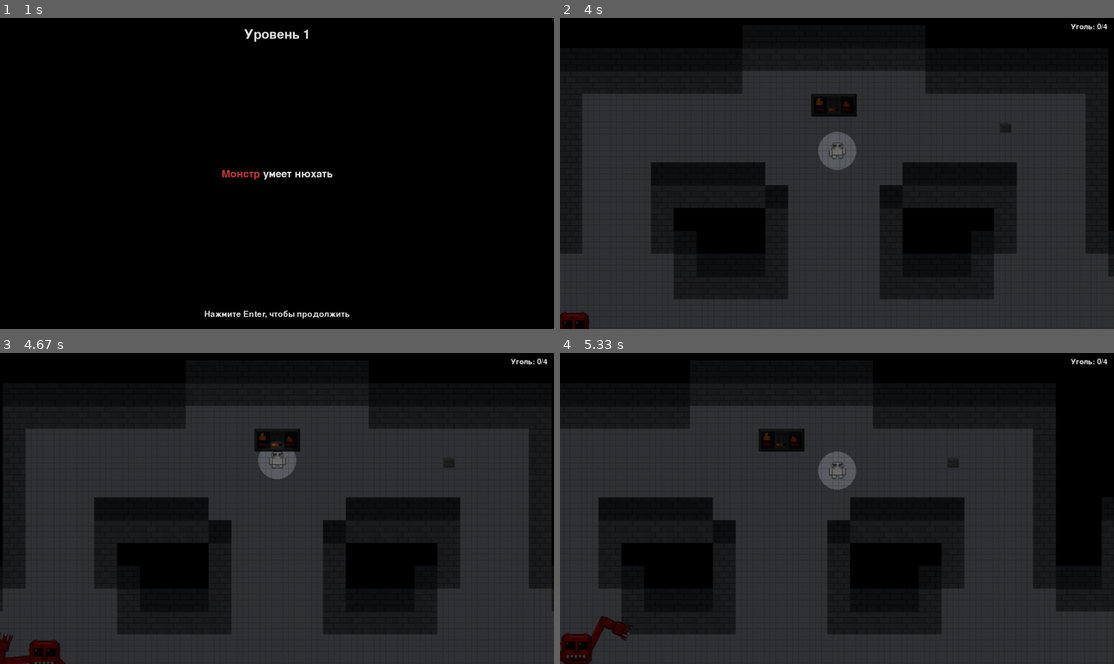
Above: before the commit, frames 1-4 (two rows, left to right).
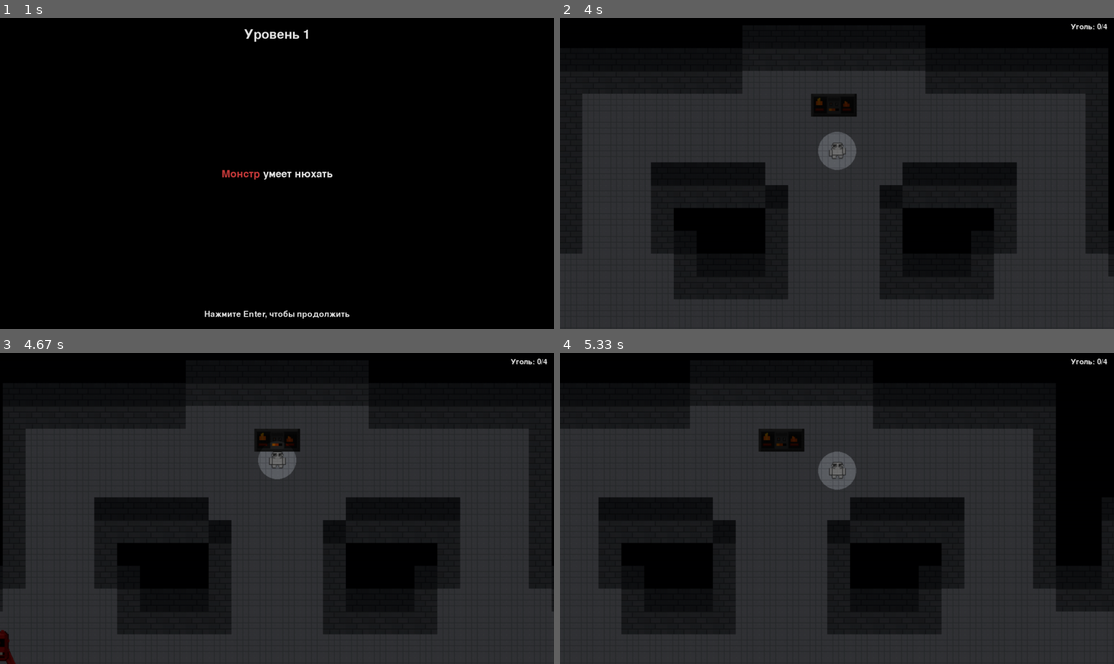
Above: after the commit, the same moments.

Repository: sser1to/pygame_project
Game: pygame game, started from main.py
Same seed, same stepped clock (60 frames per second), same inputs: the game is played once before the commit and once after it.
Inputs:
- Up to frame 1 (1 s): tap Enter at 0.33 s
- Up to frame 2 (4 s): tap Enter at 1.17 s; hold D 1.5-1.97 s; hold W 2-2.3 s; hold D 2.33-2.8 s; hold A 2.83-3.37 s; hold S 3.4-3.7 s; hold A from 3.73 s (still down)
- Up to frame 3 (4.67 s): release A at 4.13 s; hold W 4.17-4.53 s; hold D from 4.57 s (still down)
- Up to frame 4 (5.33 s): release D at 5.2 s; hold S from 5.23 s (still down)

Frame 1 is identical in both runs. In frame 2, 0.3% of the frame differs, in the area x 0-82%, y 34-100%; in frame 3, 0.6%; in frame 4, 0.8%, in the area x 0-72%, y 34-100%.

Commit message:
implement complex algorithms for: 1. monster movement, 2. random appearance of objects on the map, 3. filling the map with darkness

Diff:
--- a/entities.py
+++ b/entities.py
@@ -25,8 +25,14 @@
     TILE_SIZE,
     ITEM_LEVER,
 )
-from assets import tint_surface
-from world import get_wall_tiles_near, has_line_of_sight, pick_arm_targets
+from world import (
+    build_flow_field,
+    get_wall_tiles_near,
+    has_line_of_sight,
+    pick_arm_targets,
+    pick_flow_step,
+    tile_to_world_center,
+)
 
 
 class Player:
@@ -116,6 +122,7 @@
 class Monster:
     def __init__(self, start_pos, assets, patrol_points):
         self.pos = pygame.Vector2(start_pos)
+        self.velocity = pygame.Vector2(0, 0)
         self.head = assets["head"]
         self.arm_upper = assets["arm_upper"]
         self.arm_lower = assets["arm_lower"]
@@ -134,6 +141,11 @@
         self.left_anchor = None
         self.right_anchor = None
         self.is_chasing = False
+        self.nav_timer = 0.0
+        self.nav_interval = 0.35 * self.rng.uniform(0.8, 1.2)
+        self.nav_field = None
+        self.nav_goals = None
+        self.stall_timer = 0.0
         self.chase_speed = MONSTER_SMELL_SPEED * self.rng.uniform(0.95, 1.05)
         self.passive_speed = MONSTER_PASSIVE_SPEED * self.rng.uniform(0.9, 1.1)
         self.step_speed = MONSTER_STEP_SPEED * self.rng.uniform(0.9, 1.1)
@@ -184,19 +196,13 @@
                     self.smell_target = player_vec + self.target_offset
 
         active_target = None
-        active_speed = None
         if self.last_seen is not None and self.vision_timer > 0.0:
             active_target = self.last_seen
-            active_speed = self.chase_speed
         elif self.hearing_target is not None:
             active_target = self.hearing_target
-            active_speed = self.chase_speed
         elif self.smell_target is not None:
             active_target = self.smell_target
-            active_speed = self.chase_speed
-
-        self.is_chasing = active_target is not None
-        self.moving = False
+
         if active_target is not None:
             to_target = active_target - self.pos
             if to_target.length_squared() <= MONSTER_STOP_DISTANCE * MONSTER_STOP_DISTANCE:
@@ -204,25 +210,82 @@
                     self.hearing_target = None
                 if active_target == self.smell_target:
                     self.smell_target = None
+        if self.passive_target is not None:
+            to_passive = self.passive_target - self.pos
+            if to_passive.length_squared() <= MONSTER_STOP_DISTANCE * MONSTER_STOP_DISTANCE:
+                self.passive_target = None
+                self.nav_goals = None
+                self.nav_field = None
+
+        if active_target is None and self.passive_target is None:
+            self.passive_target = self.next_patrol_target()
+        elif active_target is not None:
+            self.passive_target = None
+
+        goals = []
+        if self.last_seen is not None and self.vision_timer > 0.0:
+            goals.append((self._pos_to_tile(self.last_seen), 0.0))
+        if self.hearing_target is not None:
+            goals.append((self._pos_to_tile(self.hearing_target), 6.0))
+        if self.smell_target is not None:
+            goals.append((self._pos_to_tile(self.smell_target), 8.0))
+        if not goals and self.passive_target is not None:
+            goals.append((self._pos_to_tile(self.passive_target), 10.0))
+
+        self.is_chasing = bool(self.last_seen or self.hearing_target or self.smell_target)
+        self.moving = False
+
+        if goals:
+            if self.nav_timer <= 0.0 or goals != self.nav_goals:
+                self.nav_field = build_flow_field(grid, goals)
+                self.nav_timer = self.nav_interval
+                self.nav_goals = list(goals)
             else:
-                direction = to_target.normalize()
-                self.pos += direction * active_speed * dt
-                self.moving = True
-        else:
-            if self.passive_target is None:
-                self.passive_target = self.next_patrol_target()
-            if self.passive_target is not None:
-                to_target = self.passive_target - self.pos
-                if to_target.length_squared() <= MONSTER_STOP_DISTANCE * MONSTER_STOP_DISTANCE:
+                self.nav_timer = max(0.0, self.nav_timer - dt)
+
+            current_tile = self._pos_to_tile(self.pos)
+            step_tile = pick_flow_step(self.nav_field, current_tile, self.rng)
+            if step_tile is not None:
+                desired_pos = pygame.Vector2(tile_to_world_center(step_tile))
+                desired_vec = desired_pos - self.pos
+                if desired_vec.length_squared() > 0:
+                    desired_dir = desired_vec.normalize()
+                else:
+                    desired_dir = pygame.Vector2(0, 0)
+                speed = self.chase_speed if self.is_chasing else self.passive_speed
+                steering = desired_dir * speed
+                self.velocity = self.velocity.lerp(steering, 0.18)
+                self.pos += self.velocity * dt
+                self.moving = self.velocity.length_squared() > 1e-4
+            else:
+                self.velocity *= 0.85
+                if not self.is_chasing:
                     self.passive_target = None
-                else:
-                    direction = to_target.normalize()
-                    self.pos += direction * self.passive_speed * dt
-                    self.moving = True
+                    self.nav_goals = None
+                    self.nav_field = None
+        else:
+            self.velocity *= 0.85
+
+        if self.is_chasing and not self.moving:
+            self.stall_timer += dt
+            if self.stall_timer >= 1.25:
+                if self.hearing_target is not None:
+                    self.hearing_target = None
+                if self.smell_target is not None:
+                    self.smell_target = None
+                if self.last_seen is not None and self.vision_timer <= 0.1:
+                    self.last_seen = None
+                self.stall_timer = 0.0
+        else:
+            self.stall_timer = 0.0
 
         speed_factor = self.step_speed if self.moving else 1.0
         self.step_time += dt * speed_factor
         self.update_anchors(grid)
+
+    @staticmethod
+    def _pos_to_tile(pos):
+        return (int(pos[0] // TILE_SIZE), int(pos[1] // TILE_SIZE))
 
     def next_patrol_target(self):
         if not self.patrol_points:
--- a/settings.py
+++ b/settings.py
@@ -24,6 +24,9 @@
 
 ITEM_DRAW_SCALE = 0.6
 ITEM_OUTLINE_COLOR = (80, 140, 200)
+ITEM_MIN_DISTANCE_TILES = 25
+ITEM_SPAWN_SAMPLES = 14
+ITEM_SPAWN_ATTEMPTS = 120
 
 MENU_BG = (12, 12, 16)
 MENU_TEXT = (230, 230, 230)
@@ -43,6 +46,10 @@
 DARK_OVERLAY_ALPHA = 220
 DARK_BLOB_COUNT = 2
 DARK_BLOB_MIN_SIZE = 30
+DARK_NOISE_OCTAVES = 3
+DARK_NOISE_SCALE = 6
+DARK_NOISE_PERSISTENCE = 0.55
+DARK_SMOOTH_PASSES = 2
 CANDLE_LIGHT_RADIUS = 1
 SHADOW_BLUR_PASSES = 3
 SHADOW_CORNER_RADIUS = 14
--- a/world.py
+++ b/world.py
@@ -1,3 +1,4 @@
+import heapq
 import json
 import math
 import random
@@ -6,30 +7,28 @@
 
 from settings import (
     CANDLE_LIGHT_RADIUS,
-    DARK_BLOB_COUNT,
-    DARK_BLOB_MIN_SIZE,
+    DARK_NOISE_OCTAVES,
+    DARK_NOISE_PERSISTENCE,
+    DARK_NOISE_SCALE,
     DARK_SAFE_RADIUS,
+    DARK_SMOOTH_PASSES,
     DARK_TILE_FRACTION,
     DARK_OVERLAY_ALPHA,
-    HUNGER_RESTORE,
     ITEM_APPLE,
     ITEM_CANDLE,
     ITEM_COAL,
     ITEM_LEVER,
+    ITEM_MIN_DISTANCE_TILES,
+    ITEM_SPAWN_ATTEMPTS,
+    ITEM_SPAWN_SAMPLES,
     ITEM_STONE,
-    MONSTER_GRAB_RADIUS_TILES,
-    MONSTER_HEARING_RANGE_TILES,
-    MONSTER_KILL_RADIUS,
     MONSTER_PATROL_COUNT,
     MONSTER_PATROL_SAMPLE_SIZE,
-    MONSTER_SMELL_INTERVAL,
-    MONSTER_SMELL_RANGE_TILES,
     MONSTER_SPAWN_MIN_DISTANCE,
     MONSTER_SPAWN_SAFE_RADIUS,
     SHADOW_BLUR_PASSES,
     SHADOW_CORNER_RADIUS,
     SHADOW_PAD,
-    STONE_THROW_SPEED,
     TILE_FLOOR,
     TILE_FURNACE,
     TILE_SPAWN,
@@ -123,6 +122,12 @@
     return grid[tile[1]][tile[0]] in (TILE_WALL, TILE_WALL_TOP, TILE_FURNACE)
 
 
+def tile_is_walkable(grid, tile):
+    if not tile_in_bounds(grid, tile):
+        return False
+    return grid[tile[1]][tile[0]] not in SOLID_TILES
+
+
 def get_player_tile(player):
     return (player.rect.centerx // TILE_SIZE, player.rect.centery // TILE_SIZE)
 
@@ -165,62 +170,185 @@
     )
 
 
-def collect_floor_tiles(grid):
-    tiles = []
-    for ty, row in enumerate(grid):
-        for tx, tile in enumerate(row):
-            if tile == TILE_FLOOR:
-                tiles.append((tx, ty))
-    return tiles
-
-
-def grow_dark_blob(seed, target_size, available):
-    blob = {seed}
-    frontier = [seed]
-    available.remove(seed)
-    while frontier and len(blob) < target_size:
-        current = random.choice(frontier)
-        neighbors = [tile for tile in adjacent_tiles(current) if tile in available]
-        if not neighbors:
-            frontier.remove(current)
-            continue
-        next_tile = random.choice(neighbors)
-        blob.add(next_tile)
-        available.remove(next_tile)
-        frontier.append(next_tile)
-    return blob
+def _wall_penalty(grid, tile):
+    penalty = 0.0
+    for neighbor in _neighbors8(tile):
+        if not tile_is_walkable(grid, neighbor):
+            penalty += 0.12
+    return penalty
+
+
+def build_flow_field(grid, goals):
+    rows = len(grid)
+    cols = len(grid[0])
+    inf = float("inf")
+    cost = [[inf for _ in range(cols)] for _ in range(rows)]
+    heap = []
+
+    for goal_tile, bias in goals:
+        if not tile_is_walkable(grid, goal_tile):
+            continue
+        tx, ty = goal_tile
+        if bias < cost[ty][tx]:
+            cost[ty][tx] = bias
+            heapq.heappush(heap, (bias, tx, ty))
+
+    while heap:
+        current_cost, tx, ty = heapq.heappop(heap)
+        if current_cost != cost[ty][tx]:
+            continue
+        for nx, ny in adjacent_tiles((tx, ty)):
+            if not tile_is_walkable(grid, (nx, ny)):
+                continue
+            step_cost = 1.0 + _wall_penalty(grid, (nx, ny))
+            next_cost = current_cost + step_cost
+            if next_cost < cost[ny][nx]:
+                cost[ny][nx] = next_cost
+                heapq.heappush(heap, (next_cost, nx, ny))
+
+    return cost
+
+
+def pick_flow_step(flow_field, current_tile, rng):
+    tx, ty = current_tile
+    if ty < 0 or ty >= len(flow_field) or tx < 0 or tx >= len(flow_field[0]):
+        return None
+    current_cost = flow_field[ty][tx]
+    if current_cost == float("inf"):
+        return None
+    candidates = []
+    for nx, ny in adjacent_tiles(current_tile):
+        if ny < 0 or ny >= len(flow_field) or nx < 0 or nx >= len(flow_field[0]):
+            continue
+        if flow_field[ny][nx] < current_cost:
+            candidates.append((nx, ny))
+    if not candidates:
+        return None
+    return rng.choice(candidates)
+
+
+def _lerp(a, b, t):
+    return a + (b - a) * t
+
+
+def _smoothstep(t):
+    return t * t * (3.0 - 2.0 * t)
+
+
+def _value_noise_layer(cols, rows, scale, rng):
+    grid_cols = max(2, cols // scale + 2)
+    grid_rows = max(2, rows // scale + 2)
+    values = [[rng.random() for _ in range(grid_cols)] for _ in range(grid_rows)]
+    layer = [[0.0 for _ in range(cols)] for _ in range(rows)]
+    for y in range(rows):
+        gy = y / float(scale)
+        y0 = int(gy)
+        y1 = min(y0 + 1, grid_rows - 1)
+        ty = _smoothstep(gy - y0)
+        for x in range(cols):
+            gx = x / float(scale)
+            x0 = int(gx)
+            x1 = min(x0 + 1, grid_cols - 1)
+            tx = _smoothstep(gx - x0)
+            v00 = values[y0][x0]
+            v10 = values[y0][x1]
+            v01 = values[y1][x0]
+            v11 = values[y1][x1]
+            v0 = _lerp(v00, v10, tx)
+            v1 = _lerp(v01, v11, tx)
+            layer[y][x] = _lerp(v0, v1, ty)
+    return layer
+
+
+def _fractal_noise(cols, rows, rng):
+    noise = [[0.0 for _ in range(cols)] for _ in range(rows)]
+    amplitude = 1.0
+    total_amp = 0.0
+    scale = max(1, DARK_NOISE_SCALE)
+    for _ in range(max(1, DARK_NOISE_OCTAVES)):
+        layer = _value_noise_layer(cols, rows, scale, rng)
+        for y in range(rows):
+            for x in range(cols):
+                noise[y][x] += layer[y][x] * amplitude
+        total_amp += amplitude
+        amplitude *= DARK_NOISE_PERSISTENCE
+        scale = max(1, int(scale * 0.5))
+    if total_amp <= 0:
+        return noise
+    for y in range(rows):
+        for x in range(cols):
+            noise[y][x] /= total_amp
+    return noise
+
+
+def _neighbors8(tile):
+    tx, ty = tile
+    return [
+        (tx - 1, ty - 1),
+        (tx, ty - 1),
+        (tx + 1, ty - 1),
+        (tx - 1, ty),
+        (tx + 1, ty),
+        (tx - 1, ty + 1),
+        (tx, ty + 1),
+        (tx + 1, ty + 1),
+    ]
 
 
 def build_dark_tiles(grid, spawn_tile, darkness_amount):
     if darkness_amount <= 0:
         return set()
     floor_tiles = collect_floor_tiles(grid)
-    safe_tiles = [
-        tile
-        for tile in floor_tiles
-        if abs(tile[0] - spawn_tile[0]) + abs(tile[1] - spawn_tile[1]) > DARK_SAFE_RADIUS
-    ]
-    if not safe_tiles:
+    if not floor_tiles:
         return set()
+
+    rows = len(grid)
+    cols = len(grid[0])
+    rng = random.Random()
+    noise = _fractal_noise(cols, rows, rng)
+
+    safe_radius_sq = DARK_SAFE_RADIUS * DARK_SAFE_RADIUS
+    scores = []
+    for ty in range(rows):
+        for tx in range(cols):
+            if grid[ty][tx] != TILE_FLOOR:
+                continue
+            dx = tx - spawn_tile[0]
+            dy = ty - spawn_tile[1]
+            dist_sq = dx * dx + dy * dy
+            if dist_sq <= safe_radius_sq:
+                continue
+            edge_bias = (abs(dx) + abs(dy)) * 0.015
+            jitter = rng.uniform(-0.05, 0.05)
+            score = noise[ty][tx] + edge_bias + jitter
+            scores.append((score, (tx, ty)))
+
+    if not scores:
+        return set()
+
     fraction = DARK_TILE_FRACTION * max(0, darkness_amount)
-    total = int(len(safe_tiles) * fraction)
+    total = min(len(scores), max(0, int(len(scores) * fraction)))
     if total <= 0:
         return set()
-    total = min(total, len(safe_tiles))
-    blob_count = min(DARK_BLOB_COUNT, max(1, total // DARK_BLOB_MIN_SIZE))
-    remaining = total
-    available = set(safe_tiles)
-    dark_tiles = set()
-    for index in range(blob_count):
-        if not available:
-            break
-        blobs_left = blob_count - index
-        target = max(DARK_BLOB_MIN_SIZE, remaining // blobs_left)
-        target = min(target, len(available))
-        seed = random.choice(tuple(available))
-        blob = grow_dark_blob(seed, target, available)
-        dark_tiles.update(blob)
-        remaining -= len(blob)
+
+    scores.sort(key=lambda item: item[0], reverse=True)
+    dark_tiles = {tile for _, tile in scores[:total]}
+
+    for _ in range(max(1, DARK_SMOOTH_PASSES)):
+        next_dark = set()
+        for _, tile in scores:
+            dark_neighbors = 0
+            for neighbor in _neighbors8(tile):
+                if neighbor in dark_tiles:
+                    dark_neighbors += 1
+            if tile in dark_tiles:
+                if dark_neighbors >= 3:
+                    next_dark.add(tile)
+            else:
+                if dark_neighbors >= 5:
+                    next_dark.add(tile)
+        dark_tiles = next_dark
+
     return dark_tiles
 
 
@@ -245,13 +373,51 @@
     return [tile_to_world_center(tile) for tile in points]
 
 
+def _tile_distance_sq(a, b):
+    dx = a[0] - b[0]
+    dy = a[1] - b[1]
+    return dx * dx + dy * dy
+
+
+def _best_candidate(available, existing, spawn_tile, min_dist_sq, rng):
+    best = None
+    best_score = -1.0
+    if not available:
+        return None
+    samples = min(len(available), max(3, ITEM_SPAWN_SAMPLES))
+    for _ in range(samples):
+        cand = rng.choice(available)
+        if _tile_distance_sq(cand, spawn_tile) < min_dist_sq:
+            continue
+        if existing:
+            closest_same = min(_tile_distance_sq(cand, other) for other in existing)
+            if closest_same < min_dist_sq:
+                continue
+        else:
+            closest_same = min_dist_sq * 4
+        score = min(closest_same, _tile_distance_sq(cand, spawn_tile))
+        if score > best_score:
+            best = cand
+            best_score = score
+    return best
+
+
 def spawn_items(grid, spawn_tile, items_counts, objectives):
     from entities import Item
 
     floor_tiles = collect_floor_tiles(grid)
     available = [tile for tile in floor_tiles if tile != spawn_tile]
-    random.shuffle(available)
+    rng = random.Random()
+    min_dist_sq = ITEM_MIN_DISTANCE_TILES * ITEM_MIN_DISTANCE_TILES
+
     items = []
+    placed_by_kind = {
+        ITEM_COAL: [],
+        ITEM_CANDLE: [],
+        ITEM_APPLE: [],
+        ITEM_LEVER: [],
+        ITEM_STONE: [],
+    }
 
     candle_count = items_counts.get("candles", 1)
     stone_count = items_counts.get("stones", 0)
@@ -267,10 +433,26 @@
     ]
 
     for kind, count in spawn_plan:
+        if count <= 0:
+            continue
         for _ in range(count):
-            if not available:
+            candidate = None
+            for _ in range(max(1, ITEM_SPAWN_ATTEMPTS)):
+                candidate = _best_candidate(
+                    available,
+                    placed_by_kind[kind],
+                    spawn_tile,
+                    min_dist_sq,
+                    rng,
+                )
+                if candidate is not None:
+                    break
+            if candidate is None:
                 break
-            items.append(Item(kind, available.pop()))
+            items.append(Item(kind, candidate))
+            placed_by_kind[kind].append(candidate)
+            if candidate in available:
+                available.remove(candidate)
     return items
 
 
Not shown, changed: README.md
